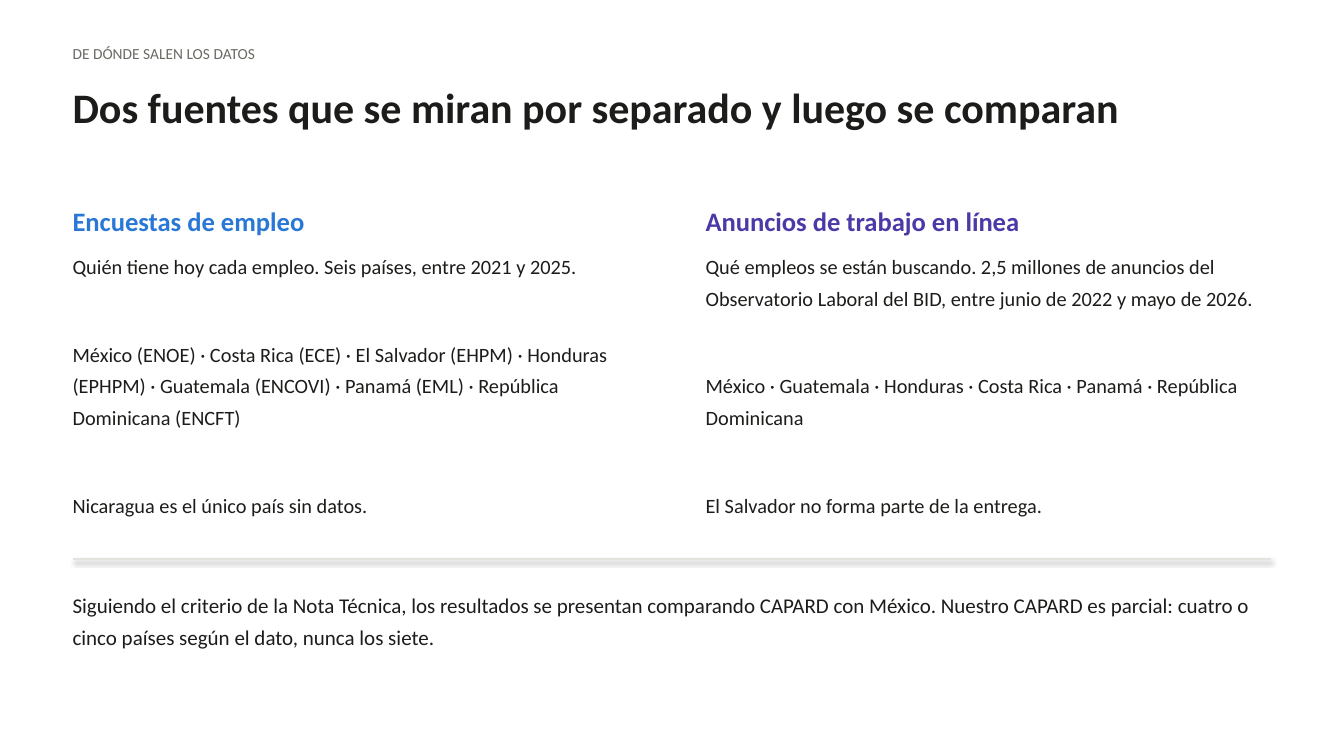
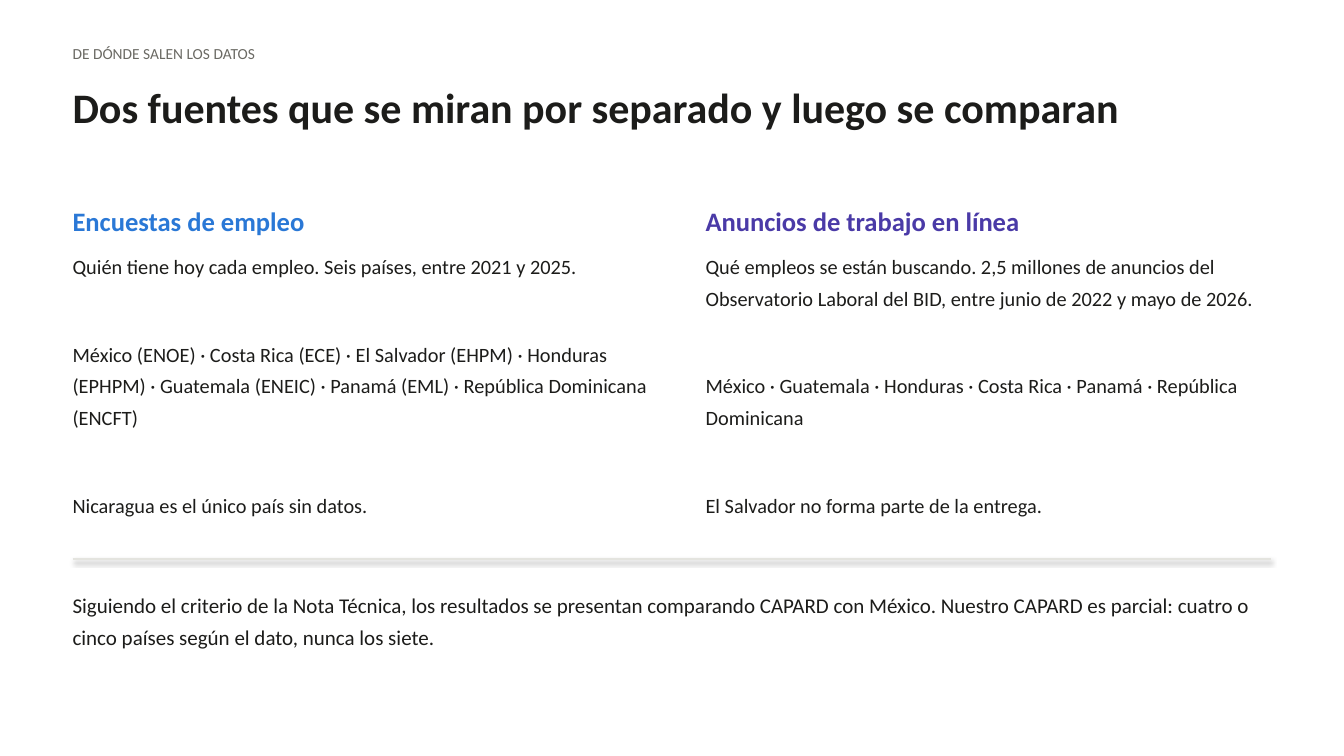
Before and after one commit to etorresram/CID-Technical-Note, a slide deck: slide 4 of Presentacion_CID_IA_Sectores.pptx. Drawn at 1344x756 pixels with LibreOffice and Linux fonts; fonts in the diff are those of the drawing. Boxes give left, top, right and bottom in pixels: in the first picture for what was removed or moved away, otherwise in the second. Text is boxed around its words. In the diff, an @@ line names an element or a change of style, - is before the commit and + after.

Commit message:
Guatemala con ENEI/ENEIC

```diff
--- a/Presentacion_CID_IA_Sectores.pptx
+++ b/Presentacion_CID_IA_Sectores.pptx
@@ text at (73,347,647,428): text changed @@
-México (ENOE) · Costa Rica (ECE) · El Salvador (EHPM) · Honduras (EPHPM) · Guatemala (ENCOVI) · Panamá (EML) · República Dominicana (ENCFT)
+México (ENOE) · Costa Rica (ECE) · El Salvador (EHPM) · Honduras (EPHPM) · Guatemala (ENEIC) · Panamá (EML) · República Dominicana (ENCFT)
```
Also in this commit, not shown: 1 other slide changed, 2 other files.
